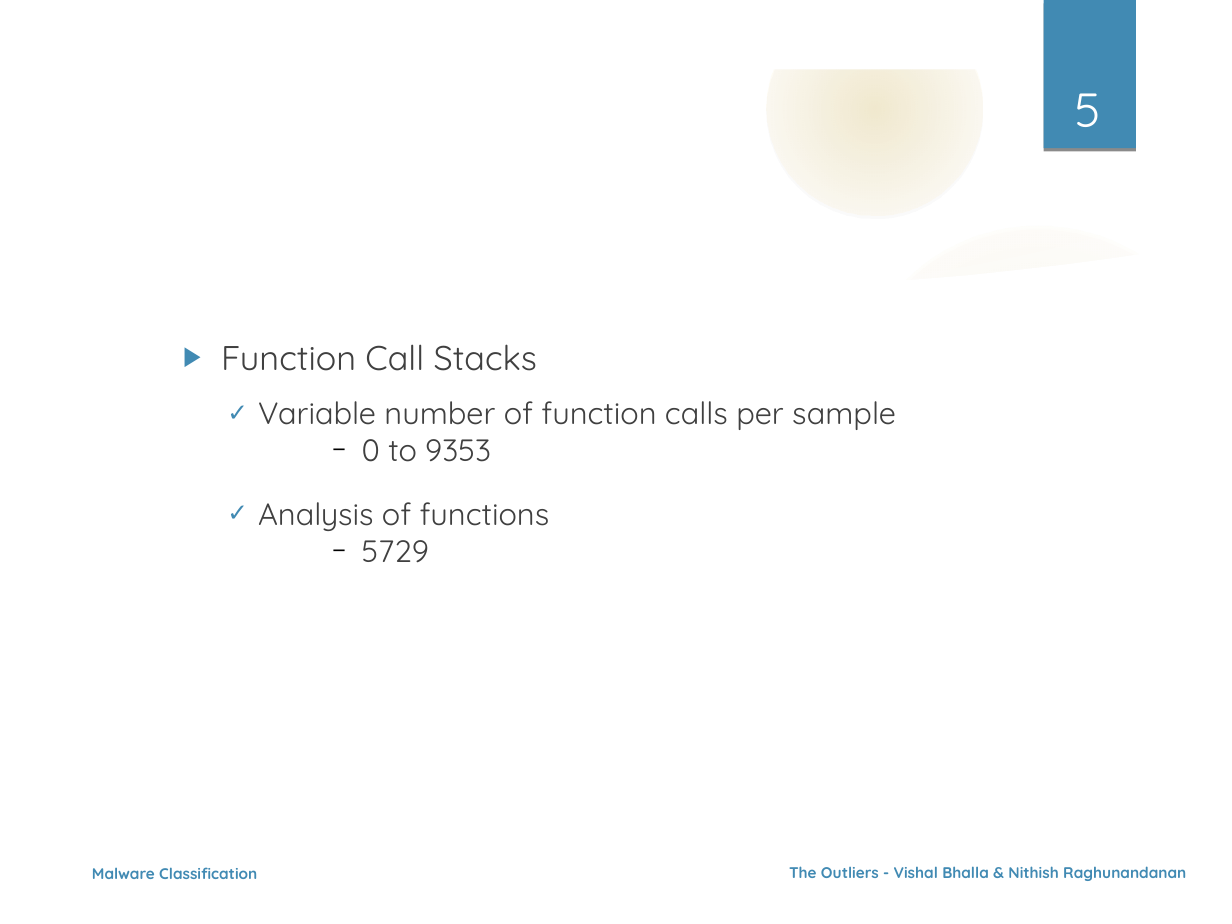
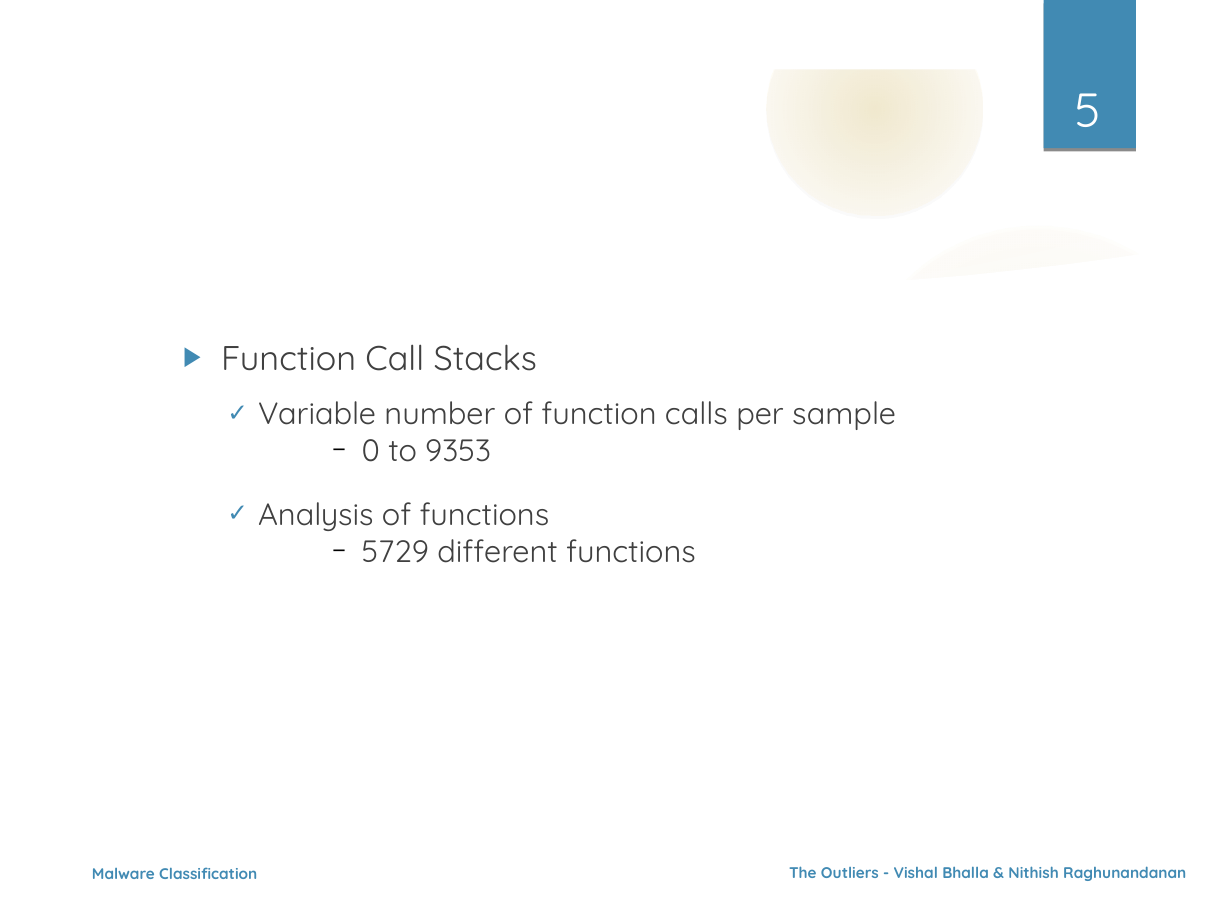
Before and after one commit to nehgu/Anomaly-Detection, a slide deck: slide 5 of Challenges/Malware_Classification_On_Behavioral_Data_Challenge_5/Ppt_Malware_Classification_Challenge_5.odp. Drawn at 1232x924 pixels with LibreOffice and Linux fonts; fonts in the diff are those of the drawing; background and template pictures are left out. Boxes give left, top, right and bottom in pixels: in the first picture for what was removed or moved away, otherwise in the second. Text is boxed around its words. In the diff, an @@ line names an element or a change of style, - is before the commit and + after.

```diff
--- a/Challenges/Malware_Classification_On_Behavioral_Data_Challenge_5/Ppt_Malware_Classification_Challenge_5.odp
+++ b/Challenges/Malware_Classification_On_Behavioral_Data_Challenge_5/Ppt_Malware_Classification_Challenge_5.odp
@@ text at bbox=[362, 539, 696, 563]: text changed @@
-      − 5729
+      − 5729 different functions
```
Also in this commit, not shown: 4 other slides changed, 1 other file.
